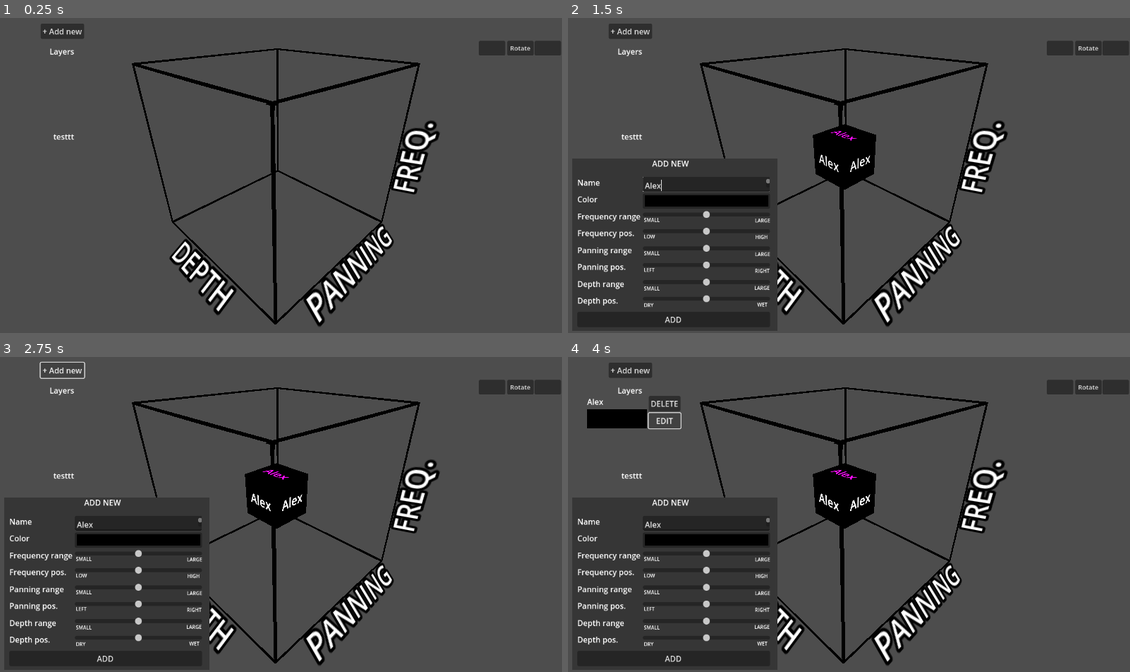
Above: before the commit, frames 1-4 (two rows, left to right).
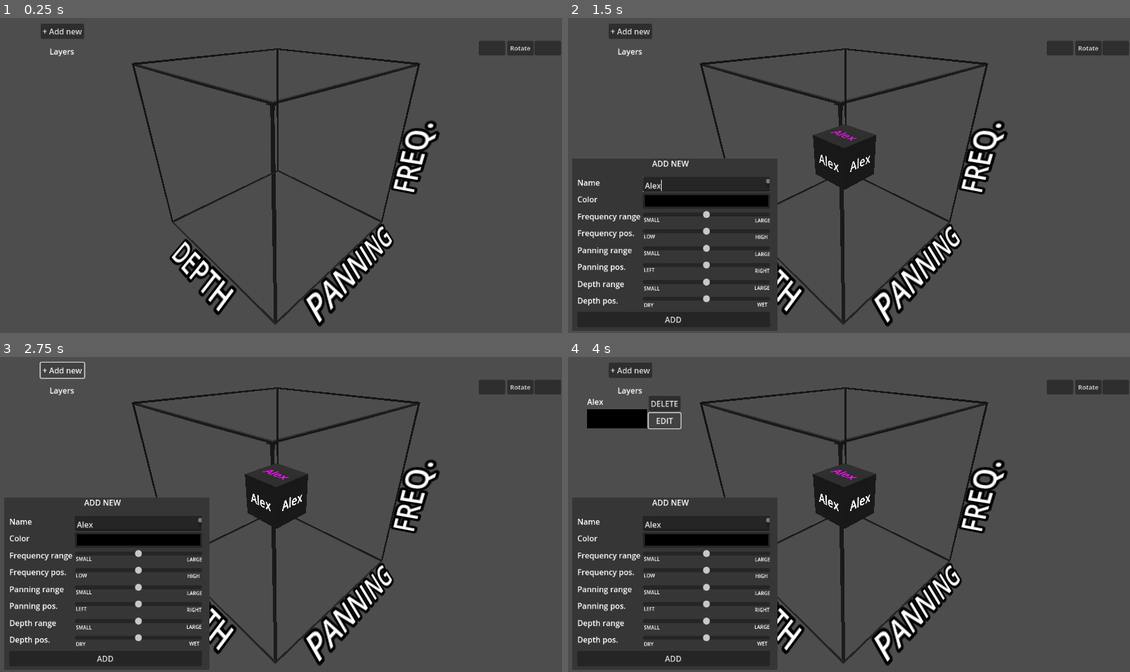
Above: after the commit, the same moments.

Repository: Maxi0272/DDU-eksamen
Game: Godot game, scene res://main.tscn
Same seed, same stepped clock (60 frames per second), same inputs: the game is played once before the commit and once after it.
Inputs (mouse positions are in pixels of both pictures, inside the frame that each line leads up to):
- Up to frame 1 (0.25 s): no input
- Up to frame 2 (1.5 s): click "+ Add new" at 0.5 s; click (708, 184) at 1.27 s; type "Alex" at 1.35 s
- Up to frame 3 (2.75 s): click "+ Add new" at 2 s
- Up to frame 4 (4 s): click "ADD" at 2.75 s; click "EDIT" at 3.5 s

The runs differ from the first frame. In frame 1, 1.3% of the frame differs, in the area x 9-75%, y 14-98%; in frame 2, 2.4%; in frame 3, 2.4%; in frame 4, 2.4%.

Commit message:
added lights

Diff:
--- a/Program/main.tscn
+++ b/Program/main.tscn
@@ -16,6 +16,22 @@
 
 [node name="Main" type="Node3D"]
 script = ExtResource("1_uis4v")
+
+[node name="DirectionalLight3D" type="DirectionalLight3D" parent="."]
+transform = Transform3D(0.707107, -0.5, 0.5, 0, 0.707107, 0.707107, -0.707107, -0.5, 0.5, 120, 130, 120)
+light_energy = 0.5
+
+[node name="DirectionalLight3D2" type="DirectionalLight3D" parent="."]
+transform = Transform3D(-0.573576, -0.579228, 0.579228, 0, 0.707107, 0.707107, -0.819152, 0.40558, -0.40558, 120, 130, 0)
+light_energy = 0.5
+
+[node name="DirectionalLight3D3" type="DirectionalLight3D" parent="."]
+transform = Transform3D(0.866025, 0.353553, -0.353553, 0, 0.707107, 0.707107, 0.5, -0.612372, 0.612372, 0, 130, 120)
+light_energy = 0.5
+
+[node name="DirectionalLight3D4" type="DirectionalLight3D" parent="."]
+transform = Transform3D(-0.766044, 0.454519, -0.454519, 0, 0.707107, 0.707107, 0.642788, 0.541675, -0.541675, 0, 130, 0)
+light_energy = 0.5
 
 [node name="Outerbox" type="CSGBox3D" parent="."]
 transform = Transform3D(1, 0, 0, 0, 1, 0, 0, 0, 1, 50, 50, 50)
@@ -103,14 +119,6 @@
 offset_right = 1150.0
 offset_bottom = 81.0
 
-[node name="Label" type="Label" parent="Canvas_layer/HUD"]
-layout_mode = 0
-offset_left = 112.0
-offset_top = 235.0
-offset_right = 155.0
-offset_bottom = 261.0
-text = "testtt"
-
 [node name="Camera_point" type="Node3D" parent="."]
 transform = Transform3D(1, 0, 0, 0, 1, 0, 0, 0, 1, 50, 50, 50)
 script = ExtResource("4_6qh1k")
Not shown, changed: Web-builds/index.html
Not shown, changed: Web-builds/index.pck
